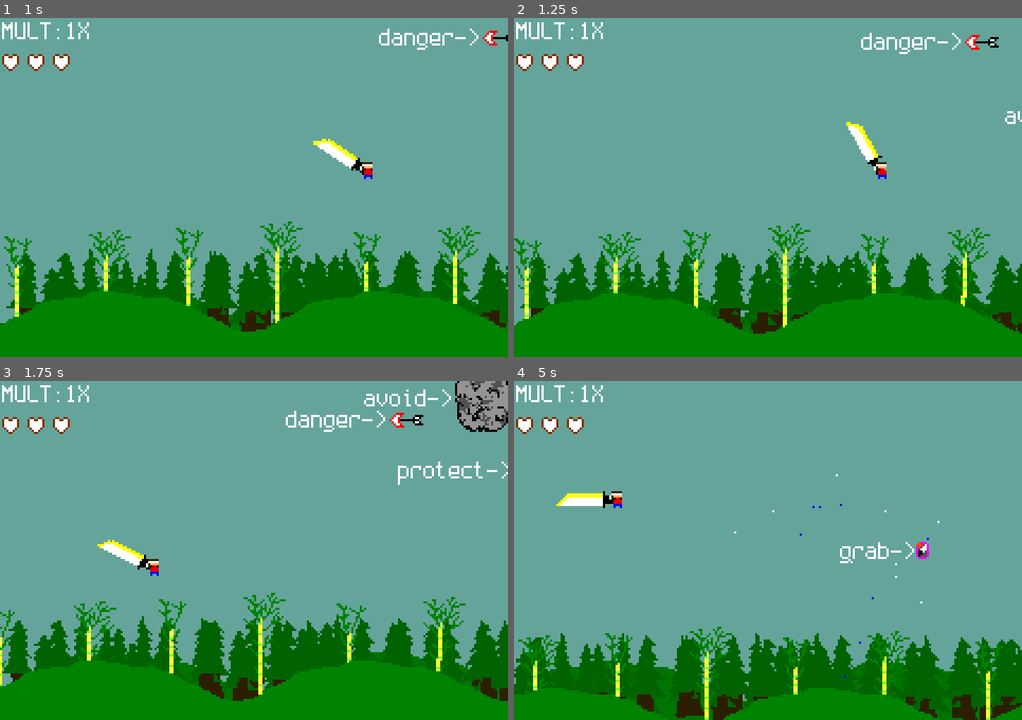
Above: before the commit, frames 1-4 (two rows, left to right).
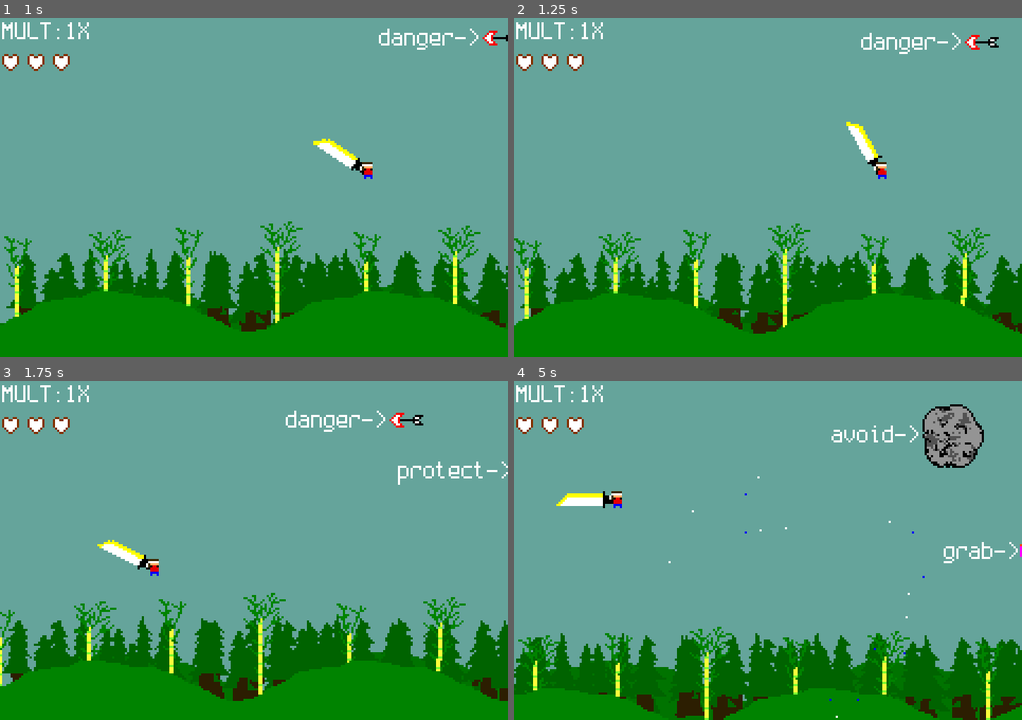
Above: after the commit, the same moments.

Repository: bytomancer/clonq-jam-2026
Game: Godot game, scene res://scn/main.tscn
The game is run twice, just before and just after one commit, with the same random seed, the same clock (stepped at 60 frames per second) and the same inputs. This scene is started directly instead of the project's main scene.
Inputs (mouse positions are in pixels of both pictures, inside the frame that each line leads up to):
- Up to frame 1 (1 s): tap Enter (ui_accept) at 0.5, 0.77 s; move the mouse to (365, 170) at 0.52 s
- Up to frame 2 (1.25 s): no input
- Up to frame 3 (1.75 s): move the mouse to (152, 567) at 1.27 s; tap Enter (ui_accept) at 1.52 s
- Up to frame 4 (5 s): move the mouse to (818, 475) at 2.02 s; move the mouse to (742, 618) at 2.77 s; tap Enter (ui_accept) at 3.02, 3.77, 4.52 s; move the mouse to (920, 601) at 3.52 s; move the mouse to (615, 499) at 4.27 s

Frame 1 is identical in both runs. In frame 2, less than 0.1% of the frame differs, in the area x 96-100%, y 27-32%; in frame 3, 1.7%; in frame 4, 2.7%, in the area x 30-100%, y 6-100%.

Commit message:
fix: difficulty tweaks

Diff:
--- a/godot/fab/player.tscn
+++ b/godot/fab/player.tscn
@@ -147,7 +147,7 @@
 
 [node name="CollisionPolygon2D" type="CollisionPolygon2D" parent="Knife" unique_id=1446070112]
 position = Vector2(0, 1)
-polygon = PackedVector2Array(-2, -4, 2, -4, 4, 4, 4, 26, -1, 21, -1, 4)
+polygon = PackedVector2Array(-2, 3, 2, 3, 4, 4, 4, 26, -1, 21, -1, 4)
 
 [node name="Slicer" type="Area2D" parent="Knife" unique_id=482185091]
 collision_layer = 256
--- a/godot/fab/rock.tscn
+++ b/godot/fab/rock.tscn
@@ -46,9 +46,10 @@
 position = Vector2(-1, 0)
 shape = SubResource("CircleShape2D_1u2c6")
 
-[node name="sfx_bounce" type="AudioStreamPlayer2D" parent="." unique_id=1216763272]
+[node name="sfx_bounce" type="AudioStreamPlayer2D" parent="." unique_id=1216763272 groups=["offscreen_free"]]
 stream = ExtResource("4_mtgjc")
 volume_db = -10.0
+max_distance = 500.0
 
 [node name="Sprite2D" type="Sprite2D" parent="." unique_id=1154700352]
 texture = ExtResource("6_233n8")
--- a/godot/scn/main.tscn
+++ b/godot/scn/main.tscn
@@ -226,10 +226,10 @@
 tracks/13/interp = 1
 tracks/13/loop_wrap = true
 tracks/13/keys = {
-"times": PackedFloat32Array(),
-"transitions": PackedFloat32Array(),
-"update": 0,
-"values": []
+"times": PackedFloat32Array(0),
+"transitions": PackedFloat32Array(1),
+"update": 0,
+"values": [Color(0, 0, 0, 1)]
 }
 
 [sub_resource type="Animation" id="Animation_hn8gl"]
@@ -474,10 +474,10 @@
 position = Vector2(390, 35)
 
 [node name="Powerup" parent="." unique_id=140198743 instance=ExtResource("14_altm0")]
-position = Vector2(443, 80)
+position = Vector2(492, 80)
 
 [node name="Rock" parent="." unique_id=226876867 instance=ExtResource("11_wc0fe")]
-position = Vector2(440, 0)
+position = Vector2(808, 0)
 
 [node name="Arrow" parent="." unique_id=266562850 instance=ExtResource("10_sywa5")]
 position = Vector2(298, 5)
@@ -536,6 +536,7 @@
 unique_name_in_owner = true
 
 [node name="AreaToKeepObjectsLoaded" type="Area2D" parent="." unique_id=1135938531]
+visible = false
 position = Vector2(120, 80)
 collision_layer = 0
 collision_mask = 255
@@ -736,7 +737,7 @@
 texture = ExtResource("21_m1xow")
 
 [node name="Sunset" type="TextureRect" parent="Bg/PxBg" unique_id=161798285]
-modulate = Color(1, 1, 1, 0.479002)
+modulate = Color(0, 0, 0, 1)
 z_index = -1000
 z_as_relative = false
 offset_right = 240.0
--- a/godot/src/arrow.gd
+++ b/godot/src/arrow.gd
@@ -80,3 +80,6 @@
 		return
 	if area.name == "Slicer":
 		kill_self()
+
+func set_difficulty(diff: float) -> void:
+	self.normal_speed *= 1.0 * diff
--- a/godot/src/bird.gd
+++ b/godot/src/bird.gd
@@ -13,7 +13,7 @@
 	$TutNode/Tutorial.label_settings.font_color = Color(1, 1, 1)
 
 func _ready():
-	if ! $TutNode.visible:
+	if !$TutNode.visible:
 		$sfx_spawn.play()
 
 func disable_tutorial() -> void:
@@ -52,3 +52,9 @@
 	var flight_speed = lerpf(self.speed, 0.0, current_speed / allowed_speed)
 	var flight_vel = Vector2(-1, 0).rotated(self.rotation) * flight_speed
 	self.apply_force(flight_vel)
+
+func set_difficulty(diff: float) -> void:
+	self.speed *= 1.0 + diff
+
+func is_bird() -> bool:
+	return true
--- a/godot/src/hud.gd
+++ b/godot/src/hud.gd
@@ -21,7 +21,7 @@
 	set_damage_multiplier(1.0)
 
 func get_rightmost_alive_heart() -> Container:
-	for i in range(health, 0, -1):
+	for i in range(health - 1, 0, -1):
 		var h = heart_grid_ref.get_child(i)
 		if h and !h.is_destroyed():
 			return h
--- a/godot/src/main.gd
+++ b/godot/src/main.gd
@@ -101,7 +101,7 @@
 		spawn_pup()
 		spawn_pup()
 	else:
-		bamboo.hp *= 1.0 + (difficulty as float / MAX_DIFF as float)
+		bamboo.hp *= lerpf(1.0, 2.0, difficulty)
 	# DO NOT CHANGE THE SPEED IT CAUSES CLIPPING
 	#var speed_mod = 1.0 + difficulty
 	#bamboo.speed *= speed_mod
@@ -120,15 +120,19 @@
 
 func spawn_obj():
 	var curr_rocks = 0
+	var curr_birds = 0
 	for obj in %ObjectHolder.get_children():
 		if obj.has_method('is_rock') && obj.is_rock():
 			curr_rocks += 1
+		elif obj.has_method('is_bird') && obj.is_bird():
+			curr_birds += 1
 	for i in range(0, self.bonus_difficulty - 1):
 		var roll = randi() % 100
-		var bird = roll <= 30
+		var bird = roll <= 30 && curr_birds < 3
 		var rock = roll <= 50 && curr_rocks < 2
 		var obj
 		if bird:
+			curr_birds += 1
 			obj = bird_fab.instantiate()
 		elif rock:
 			curr_rocks += 1
@@ -137,12 +141,13 @@
 			obj = arrow_fab.instantiate()
 		obj.disable_tutorial()
 		if rock:
-			var rand_x = randf_range(400, 500)
+			var rand_x = randf_range(400, 650)
 			obj.global_position = Vector2(rand_x, 0)
 		else:
 			var margin = 8.0
 			var rand_y = randf_range(margin, 160 - margin)
 			obj.global_position = Vector2(299.0, rand_y)
+		obj.set_difficulty(difficulty)
 		%ObjectHolder.add_child(obj)
 	if bonus_difficulty > 2:
 		bonus_difficulty -= 1
--- a/godot/src/player.gd
+++ b/godot/src/player.gd
@@ -45,8 +45,8 @@
 		dmg = 1.0
 	if godmode:
 		dmg = 999.0
-	print(dmg)
-	body.damage(dmg)
+	# body.damage(dmg)
+	body.call_deferred('damage', dmg)
 
 func get_dmg_pt() -> Node2D:
 	return $Knife/DmgNumPt
--- a/godot/src/rock.gd
+++ b/godot/src/rock.gd
@@ -1,7 +1,9 @@
 extends StaticBody2D
 
+const MAX_GRAV = 8.0
+const MIN_GRAV = 4.0
 @export var x_speed = -120.0
-@export var grav = 8.0
+@export var grav = MIN_GRAV
 
 var velocity = Vector2.ZERO
 
@@ -12,10 +14,9 @@
 	return true
 
 func _process(delta: float) -> void:
-	if self.global_position.x < -100 or self.global_position.x > get_viewport_rect().size.x + 500 or self.global_position.y < -100 or self.global_position.y > get_viewport_rect().size.y + 100:
-		queue_free()
-		return
-
+	# if self.global_position.x < -100 or self.global_position.x > get_viewport_rect().size.x + 500 or self.global_position.y < -100 or self.global_position.y > get_viewport_rect().size.y + 100:
+	# 	queue_free()
+	# 	return
 	velocity.x = x_speed;
 	velocity.y += grav;
 
@@ -29,6 +30,9 @@
 	if body.name == "Guy":
 		body.get_parent().squash()
 
-func _on_hit_box_area_entered(area: Area2D) -> void:
+func _on_hit_box_area_entered(_area: Area2D) -> void:
 	$sfx_bounce.play()
 	self.velocity.y *= -1
+
+func set_difficulty(diff: float) -> void:
+	grav = lerpf(MIN_GRAV, MAX_GRAV, diff)
